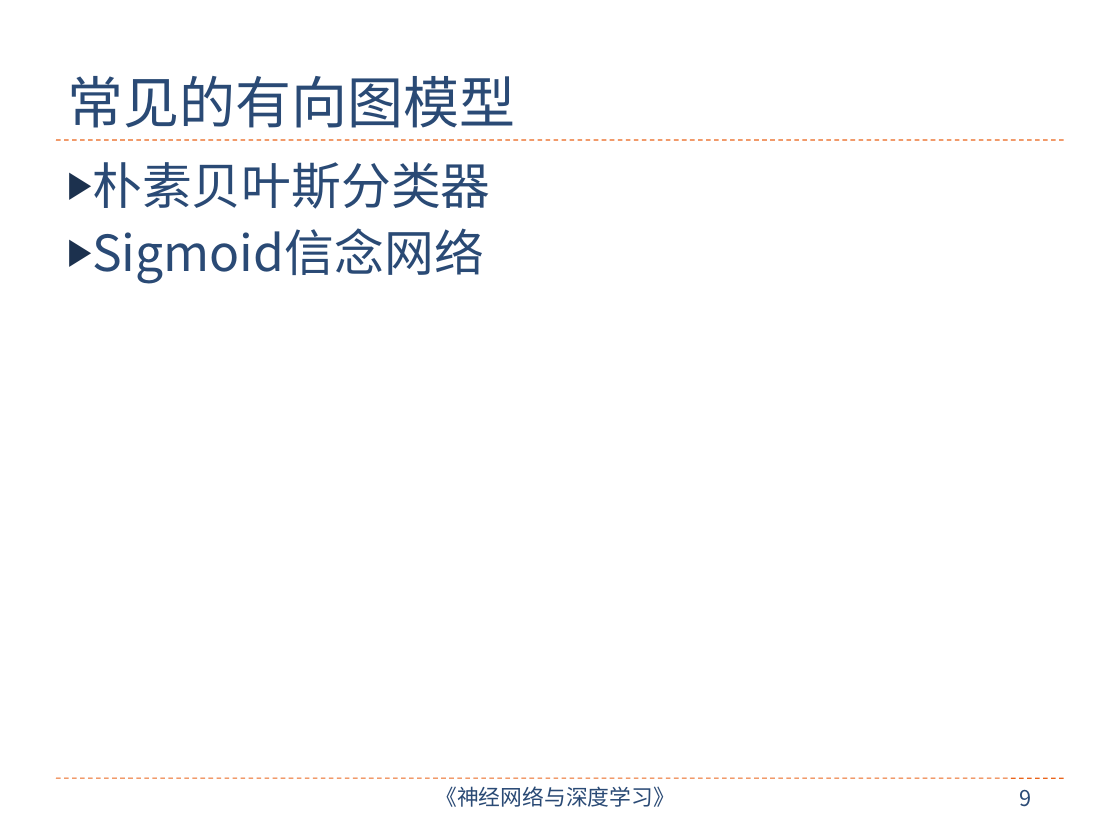
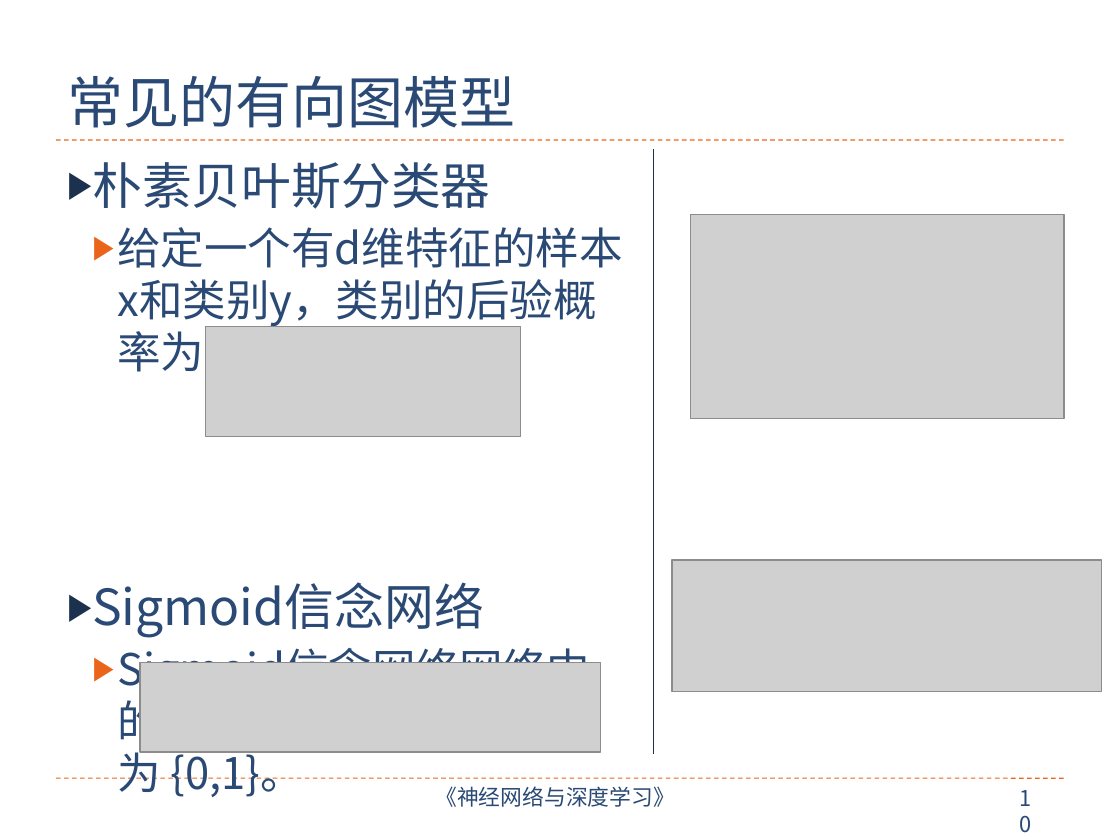
Before and after one commit to nndl/nndl.github.io, a slide deck: slide 10 of ppt/chap-概率图模型.pptx (slide 9 before the commit). Drawn at 1120x840 pixels with LibreOffice and Linux fonts; fonts in the diff are those of the drawing; grey boxes stand for pictures. Boxes give left, top, right and bottom in pixels: in the first picture for what was removed or moved away, otherwise in the second. Text is boxed around its words. In the diff, an @@ line names an element or a change of style, - is before the commit and + after.

```diff
--- a/ppt/chap-概率图模型.pptx
+++ b/ppt/chap-概率图模型.pptx
@@ line added from (653, 149) to (653, 754), #1C314E 0.75 pt @@
@@ text at (x1=118, y1=227, x2=623, y2=372): paragraph added @@
+  ▶ 给定一个有d维特征的样本x和类别y，类别的后验概率为
@@ picture added at (x1=691, y1=215, x2=1064, y2=419) @@
@@ picture added at (x1=205, y1=327, x2=521, y2=437) @@
@@ picture added at (x1=672, y1=560, x2=1101, y2=691) @@
@@ picture added at (x1=140, y1=663, x2=600, y2=753) @@
@@ text at (x1=118, y1=693, x2=596, y2=797): paragraph added @@
+  ▶ Sigmoid信念网络网络中的变量为二值变量，取值为 {0,1}。
@@ page number at (x1=1019, y1=789, x2=1031, y2=807): text changed @@
-9
+10
```
Also in this commit, not shown: 7 other slides changed, 13 slides added, 4 slides removed, 3 other files.
